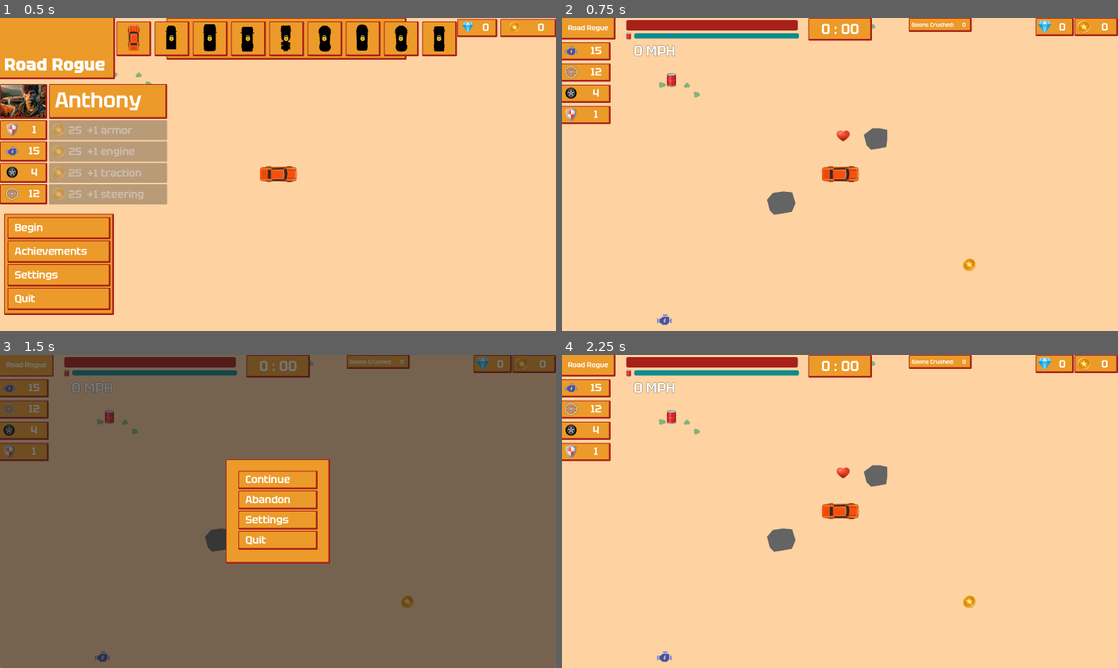
Above: before the commit, frames 1-4 (two rows, left to right).
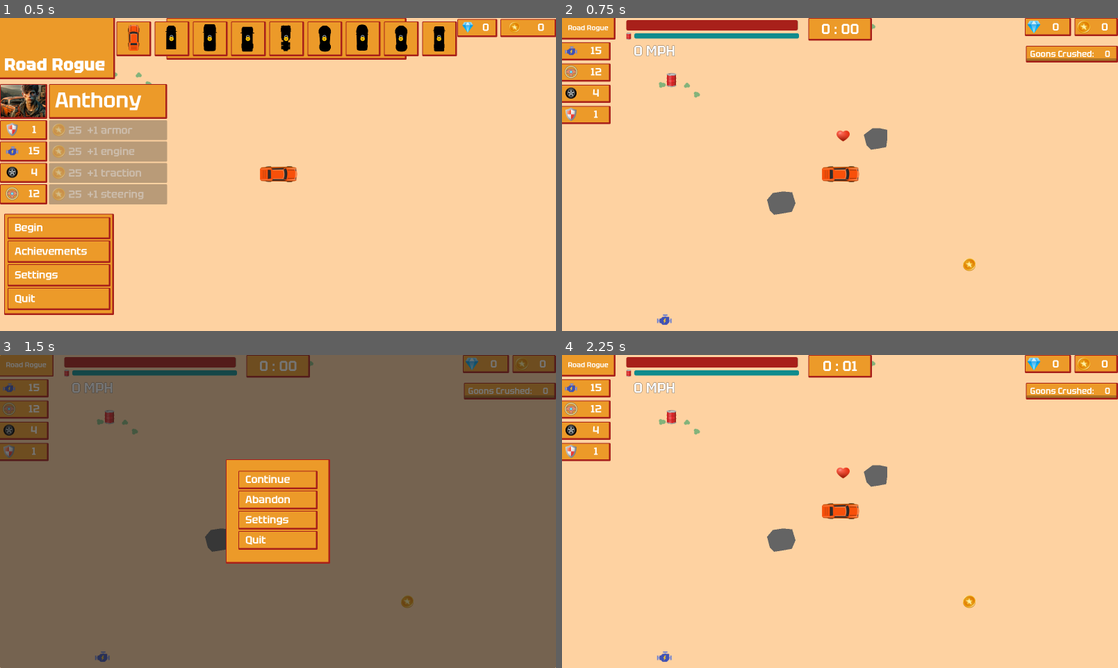
Above: after the commit, the same moments.

Repository: gregrylivingston/GoonCrusher
Game: Godot game, scene res://scene/player/menu/main/mainMenuCamera.tscn
Two runs of this game, one before a commit and one after it. Both use one fixed random seed, a clock stepped at 60 frames per second and the inputs below.
Inputs:
- Up to frame 1 (0.5 s): no input
- Up to frame 2 (0.75 s): click "Begin" at 0.5 s
- Up to frame 3 (1.5 s): click "Road Rogue" at 1.25 s
- Up to frame 4 (2.25 s): click "Continue" at 2 s

Frame 1 is identical in both runs. In frame 2, 1.6% of the frame differs, in the area x 62-100%, y 0-15%; in frame 3, 1.5%; in frame 4, 1.8%, in the area x 46-100%, y 0-15%.

Commit message:
goon crusher lottery and bug fixes

Diff:
--- a/lib/overhead_car_2d/overhead_car_body_2d.gd
+++ b/lib/overhead_car_2d/overhead_car_body_2d.gd
@@ -151,13 +151,14 @@
 	for i in get_slide_collision_count():
 		var collider = get_slide_collision ( i ).get_collider()
 		#print(collider.get_class())
+		##colide with an unmovable static object like a rock
 		if velocity.length() > 0.01 && collider.get_class() == "StaticBody2D":
 			if not $"AudioStream-Crash".playing: $"AudioStream-Crash".play()
 			damage( ( velocity.length() / 500 ) / armor )
 			velocity *= 0.9
 		elif collider.get_class() == "CharacterBody2D":
 			damage(0.5)
-			if velocity.length() > 500:	collider.destroy()
+			if velocity.length() > 500:crushGoon(collider)
 
 
 
@@ -167,6 +168,10 @@
 	else:
 		activeCarEffects()
 
+func crushGoon(collider):
+	collider.destroy()
+	Root.currentGoonsCrushed += 1
+	ui.updateGoonsCrushed()
 
 #sound and graphics for running car
 func activeCarEffects():
--- a/scene/enemy/walker/walker.gd
+++ b/scene/enemy/walker/walker.gd
@@ -22,7 +22,6 @@
 	$CollisionShape2D.queue_free()
 	alive = false
 	$Walker.animation = "death"
-	Root.currentGoonsCrushed += 1
 	$AudioStreamPlayer2D2.volume_db = randf_range(0.0,5.0) + SaveManager.getVolume("fx")
 	$AudioStreamPlayer2D2.pitch_scale = randf_range(0.95,1.05)
 	$AudioStreamPlayer2D2.play()
--- a/scene/player/menu/settings/graphics.gd
+++ b/scene/player/menu/settings/graphics.gd
@@ -16,3 +16,11 @@
 		get_tree().root.set_mode(Window.MODE_FULLSCREEN)
 	else: # Fullscreen
 		get_tree().root.set_mode(Window.MODE_WINDOWED)
+
+
+
+func _on_vsync_pressed():
+	if $VBoxContainer/HBoxContainer/fullScreen.button_pressed: # Disabled (default)
+		DisplayServer.window_set_vsync_mode(DisplayServer.VSYNC_ADAPTIVE)
+	else: # Fullscreen
+		DisplayServer.window_set_vsync_mode(DisplayServer.VSYNC_DISABLED)
--- a/scene/player/menu/settings/graphics.tscn
+++ b/scene/player/menu/settings/graphics.tscn
@@ -20,4 +20,19 @@
 layout_mode = 2
 size_flags_horizontal = 10
 
+[node name="HBoxContainer2" type="HBoxContainer" parent="VBoxContainer"]
+layout_mode = 2
+
+[node name="Label" type="Label" parent="VBoxContainer/HBoxContainer2"]
+layout_mode = 2
+text = "V-Sync
+
+"
+
+[node name="vsync" type="CheckButton" parent="VBoxContainer/HBoxContainer2"]
+layout_mode = 2
+size_flags_horizontal = 10
+button_pressed = true
+
 [connection signal="pressed" from="VBoxContainer/HBoxContainer/fullScreen" to="." method="_on_full_screen_pressed"]
+[connection signal="pressed" from="VBoxContainer/HBoxContainer2/vsync" to="." method="_on_vsync_pressed"]
--- a/scene/player/playerRoot.gd
+++ b/scene/player/playerRoot.gd
@@ -11,17 +11,37 @@
 	else: await get_tree().create_timer(1).timeout
 	updateStats()
 	Root.playerCar.ui = self
+	$Panel/ProgressBar.value = 0
+	$Panel/ProgressBar.max_value = awardBase
+
 
 # Called every frame. 'delta' is the elapsed time since the previous frame.
 func _process(delta):
-	$Panel/HBoxContainer/crushedGoons.text = str( Root.currentGoonsCrushed )
 	$Panel2/HBoxContainer/coins.text = str( Root.playerCar.coin )
 	$Panel4/HBoxContainer/gem.text = str( Root.playerCar.gem )
 
 
 func updateStats():$carPanel.updateStats()
 
+var awardBase = 20
+var crushingAwardLevel = 0
+var nextCrushingAward = awardBase
+@onready var crushProgressBar = $Panel/ProgressBar
 
+func updateGoonsCrushed():
+	$Panel/HBoxContainer/crushedGoons.text = str( Root.currentGoonsCrushed )
+	crushProgressBar.value = Root.currentGoonsCrushed
+	if Root.currentGoonsCrushed >= nextCrushingAward:
+		crushProgressBar.min_value = nextCrushingAward
+		crushingAwardLevel += 1
+		nextCrushingAward = pow(( crushingAwardLevel + 1 ), 1.8) * awardBase
+		crushProgressBar.max_value = nextCrushingAward
+
+		#create award
+		var slotMachineScene = preload("res://scene/player/slots/slotMachine.tscn")
+		var newMachine = slotMachineScene.instantiate()
+		Root.levelRoot.add_child(newMachine)
+		get_tree().paused = true
 
 
 #responsiveness
--- a/scene/player/playerRoot.tscn
+++ b/scene/player/playerRoot.tscn
@@ -8,19 +8,23 @@
 [ext_resource type="Texture2D" uid="uid://w03tvhxtmrv4" path="res://texture/icon/icons8-coin-48 (1).png" id="5_bieyt"]
 [ext_resource type="Texture2D" uid="uid://clb0tyqiwegeo" path="res://texture/icon/icons8-gem-48.png" id="6_domly"]
 
+[sub_resource type="StyleBoxFlat" id="StyleBoxFlat_wdwqq"]
+bg_color = Color(0.658824, 0.12549, 0.101961, 1)
+
 [node name="PlayerRoot" type="CanvasLayer" groups=["playerGameUi"]]
+process_mode = 3
 script = ExtResource("1_csk4w")
 
 [node name="carPanel" parent="." instance=ExtResource("2_gx8xt")]
 
 [node name="Panel" type="Panel" parent="."]
-anchors_preset = 5
-anchor_left = 0.5
-anchor_right = 0.5
-offset_left = 197.5
-offset_right = 378.5
-offset_bottom = 40.0
-grow_horizontal = 2
+anchors_preset = 1
+anchor_left = 1.0
+anchor_right = 1.0
+offset_left = -265.0
+offset_top = 80.0
+offset_bottom = 128.0
+grow_horizontal = 0
 size_flags_horizontal = 3
 theme = ExtResource("4_xbt3u")
 theme_override_styles/panel = ExtResource("3_eocbu")
@@ -36,14 +40,35 @@
 [node name="Label" type="Label" parent="Panel/HBoxContainer"]
 layout_mode = 2
 size_flags_horizontal = 0
+theme = ExtResource("4_xbt3u")
+theme_override_font_sizes/font_size = 24
 text = "  Goons Crushed: "
 horizontal_alignment = 1
 
 [node name="crushedGoons" type="Label" parent="Panel/HBoxContainer"]
 layout_mode = 2
 size_flags_horizontal = 6
-text = "10"
+theme = ExtResource("4_xbt3u")
+theme_override_font_sizes/font_size = 24
+text = "0"
 horizontal_alignment = 1
+
+[node name="ProgressBar" type="ProgressBar" parent="Panel"]
+layout_mode = 1
+anchors_preset = 12
+anchor_top = 1.0
+anchor_right = 1.0
+anchor_bottom = 1.0
+offset_left = 1.0
+offset_top = -12.0
+offset_right = -3.0
+offset_bottom = -4.0
+grow_horizontal = 2
+grow_vertical = 0
+theme_override_styles/fill = SubResource("StyleBoxFlat_wdwqq")
+max_value = 5.0
+value = 5.0
+show_percentage = false
 
 [node name="Panel2" type="Panel" parent="."]
 anchors_preset = 1
@@ -87,8 +112,8 @@
 anchors_preset = 1
 anchor_left = 1.0
 anchor_right = 1.0
-offset_left = -237.0
-offset_right = -127.0
+offset_left = -268.0
+offset_right = -135.0
 offset_bottom = 52.0
 grow_horizontal = 0
 size_flags_horizontal = 3
--- a/scene/player/slots/slotMachine.gd
+++ b/scene/player/slots/slotMachine.gd
@@ -86,6 +86,6 @@
 		var newPowerup = Root.getSpecificPowerup(slot.getActiveType())
 		newPowerup.global_position = Root.playerCar.global_position
 		Root.levelRoot.add_child(newPowerup)
-		newPowerup.sendReward(Root.playerCar, false)
+		#newPowerup.sendReward(Root.playerCar, false)
 	Root.levelRoot.playMusic()
 	queue_free()
Not shown: 1 places in scene/player/playerRoot.tscn that only renumber resources
